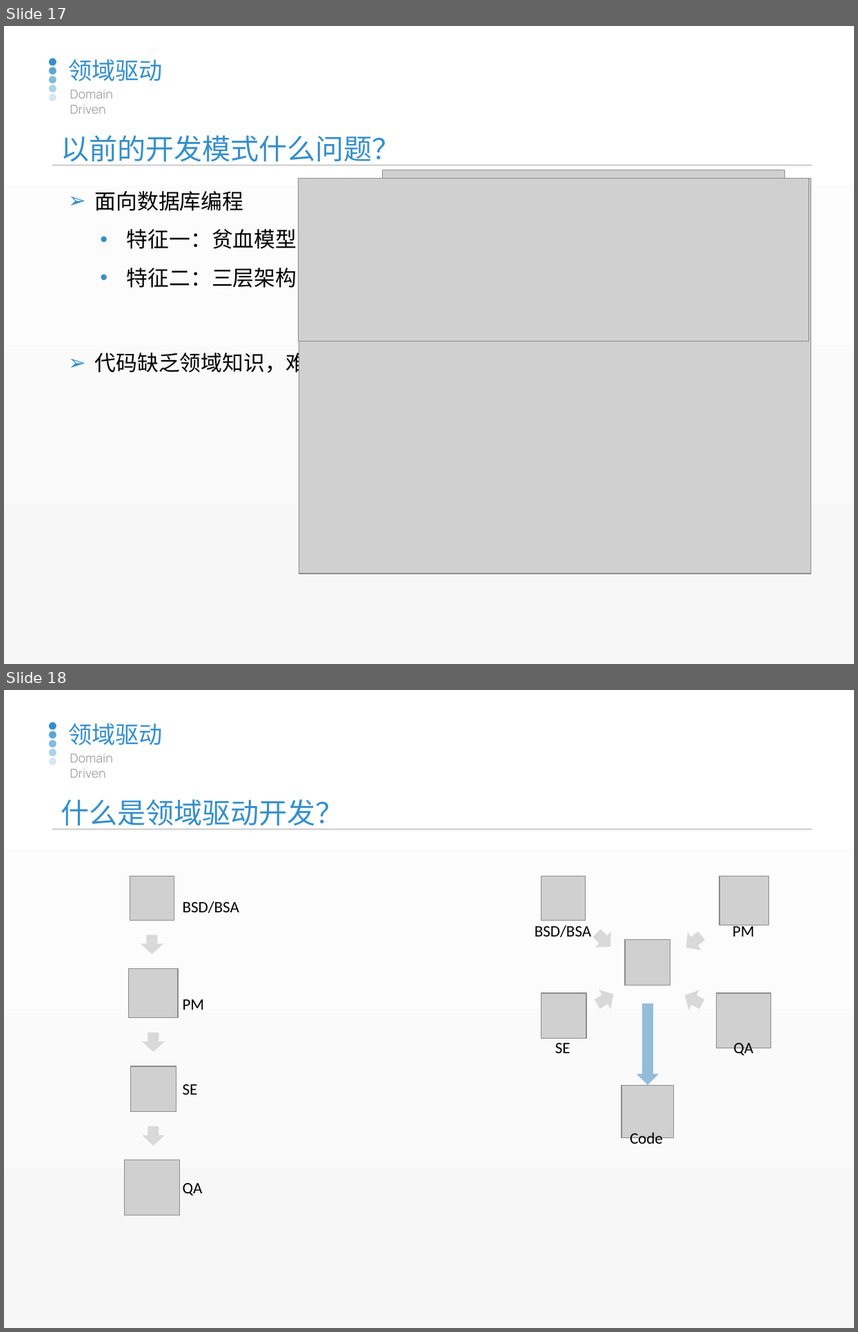
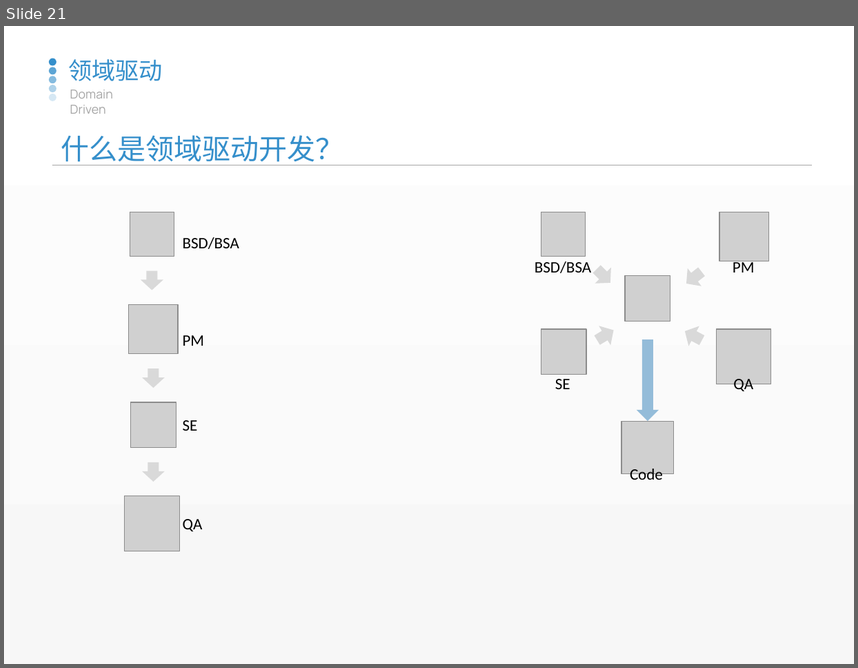
Before and after one commit to watermoonlx/presentation, a slide deck: 20190508-产品化/产品化.pptx. Shown one above the other, each under a label of ours: slides 17 and 18 before the commit, slide 21 after it. The pictures are 858x1332 and 858x668 pixels, drawn with LibreOffice and Linux fonts; fonts in the diff are those of the drawing; grey boxes stand for pictures. Boxes give left, top, right and bottom in pixels: in the first picture for what was removed or moved away, otherwise in the second. Text is boxed around its words. In the diff, an @@ line names an element or a change of style, - is before the commit and + after.

```diff
--- a/20190508-产品化/产品化.pptx
+++ b/20190508-产品化/产品化.pptx
@@ slide 17 removed at <box>4,26,854,664</box>, background gradient #FFFFFF to #F7F7F7; not listed: 5 template elements that a slide beside it also shows @@
@@ text removed at <box>68,59,163,81</box> @@
-领域驱动
@@ text removed at <box>70,89,113,114</box> @@
-Domain Driven
@@ table removed at <box>52,123,813,168</box>, 1 rows, 1 columns @@
-以前的开发模式什么问题？
@@ picture removed at <box>382,170,784,465</box> @@
@@ text removed at <box>95,191,297,288</box> @@
-➢ 面向数据库编程
-  • 特征一：贫血模型
-  • 特征二：三层架构
@@ picture removed at <box>298,178,809,341</box> @@
@@ picture removed at <box>299,178,811,573</box> @@
@@ text removed at <box>95,349,457,377</box> @@
-➢ 代码缺乏领域知识，难以阅读和维护。
@@ what was slide 18 is now slide 21 @@
```
Also in this commit, not shown: 7 slides changed, 10 slides added, 7 other slides removed, 2 other files.
